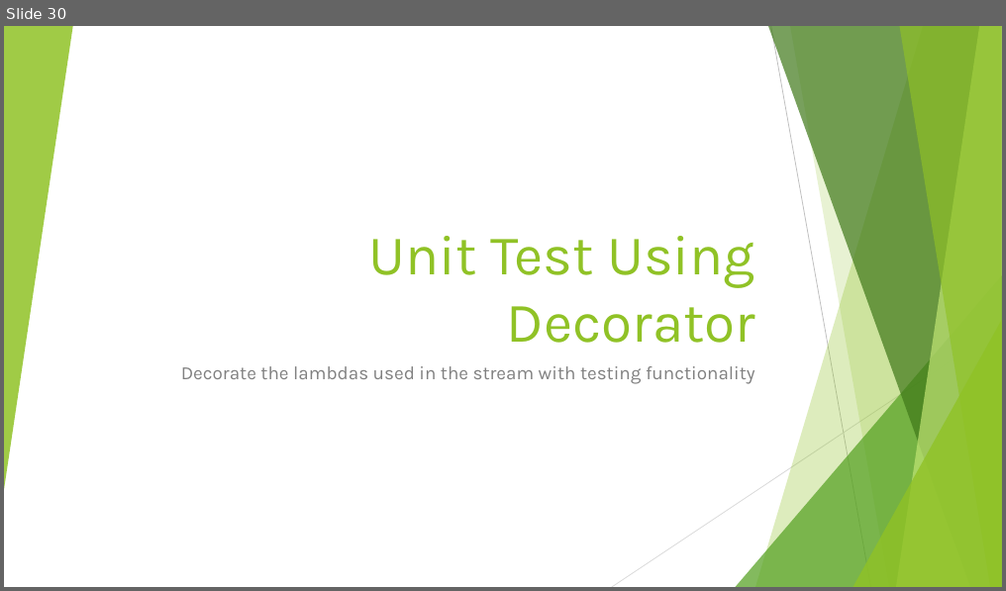
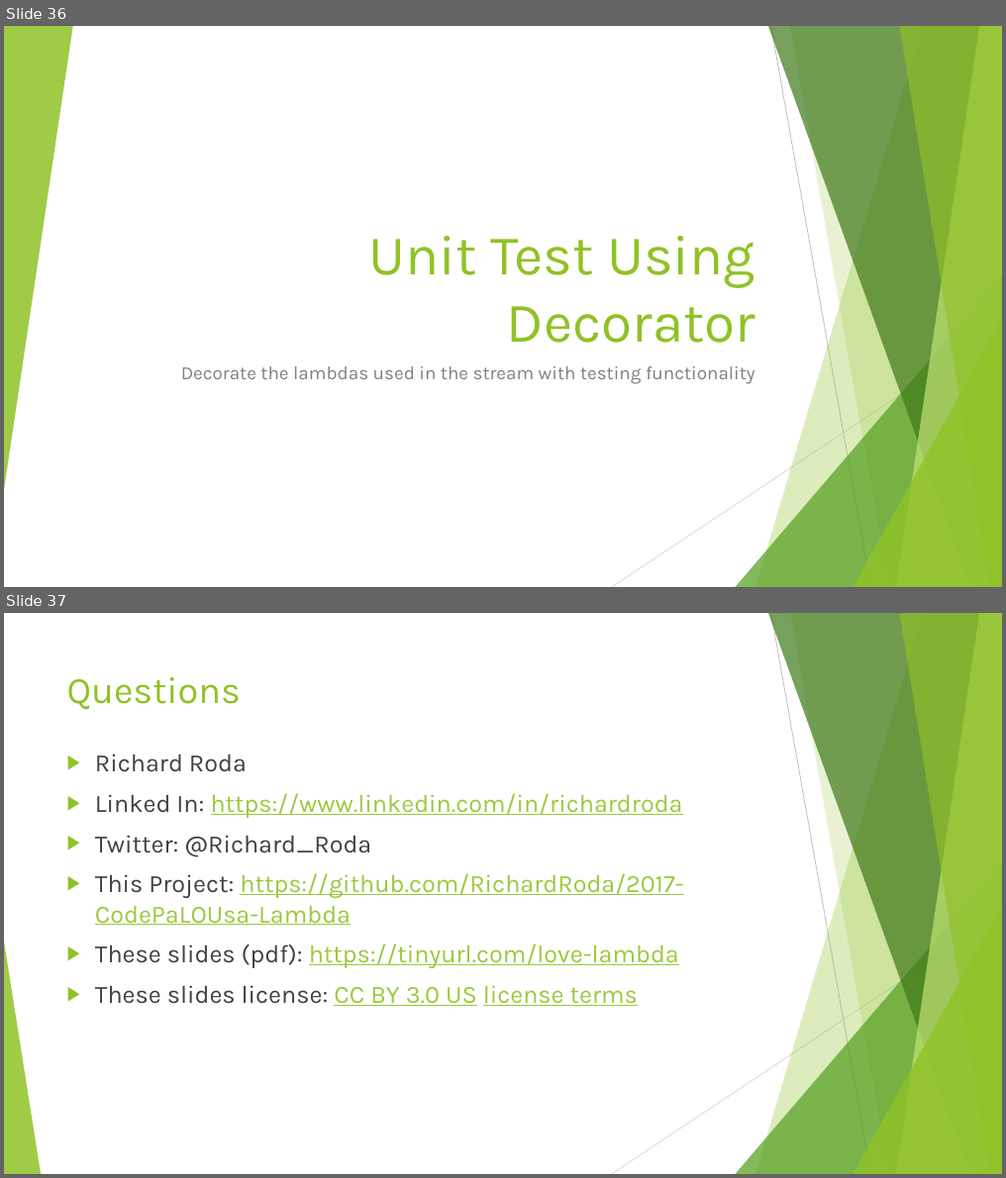
Before and after one commit to RichardRoda/2017-CodePaLOUsa-Lambda, a slide deck: Learning to Love the Lambda in the Stream.pptx. Shown one above the other, each under a label of ours: slide 30 before the commit, slides 36 and 37 after it. The pictures are 1006x591 and 1006x1178 pixels, drawn with LibreOffice and Linux fonts; fonts in the diff are those of the drawing. Boxes give left, top, right and bottom in pixels: in the first picture for what was removed or moved away, otherwise in the second. Text is boxed around its words. In the diff, an @@ line names an element or a change of style, - is before the commit and + after.

```diff
--- a/Learning to Love the Lambda in the Stream.pptx
+++ b/Learning to Love the Lambda in the Stream.pptx
@@ slide 37 added at bbox=[4, 613, 1002, 1174], background #FFFFFF; not listed: 9 template elements that a slide beside it also shows @@
@@ title added at bbox=[67, 677, 241, 710], 36 pt, text #90C226 @@
+Questions
@@ text added at bbox=[95, 754, 683, 1006], 24 pt, text #99CA3C, underline @@
+▶ Richard Roda
+▶ Linked In: https://www.linkedin.com/in/richardroda
+▶ Twitter: @Richard_Roda
+▶ This Project: https://github.com/RichardRoda/2017-CodePaLOUsa-Lambda
+▶ These slides (pdf): https://tinyurl.com/love-lambda
+▶ These slides license: CC BY 3.0 US license terms
@@ triangle added at bbox=[4, 942, 41, 1174], fill #90C226 at 85% opacity @@
@@ what was slide 30 is now slide 36 @@
```
Also in this commit, not shown: 7 slides changed, 6 other slides added, 2 other files.
